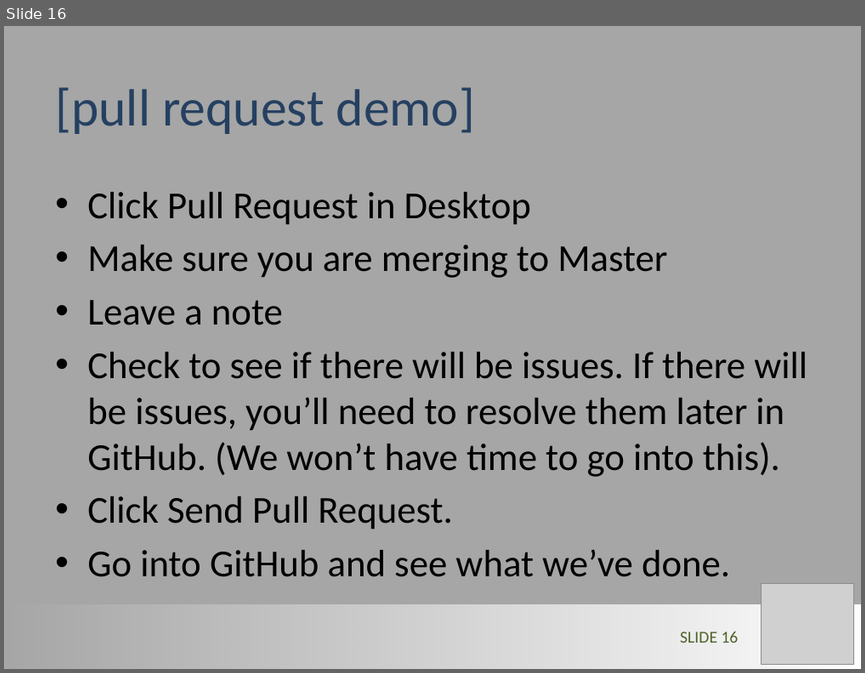
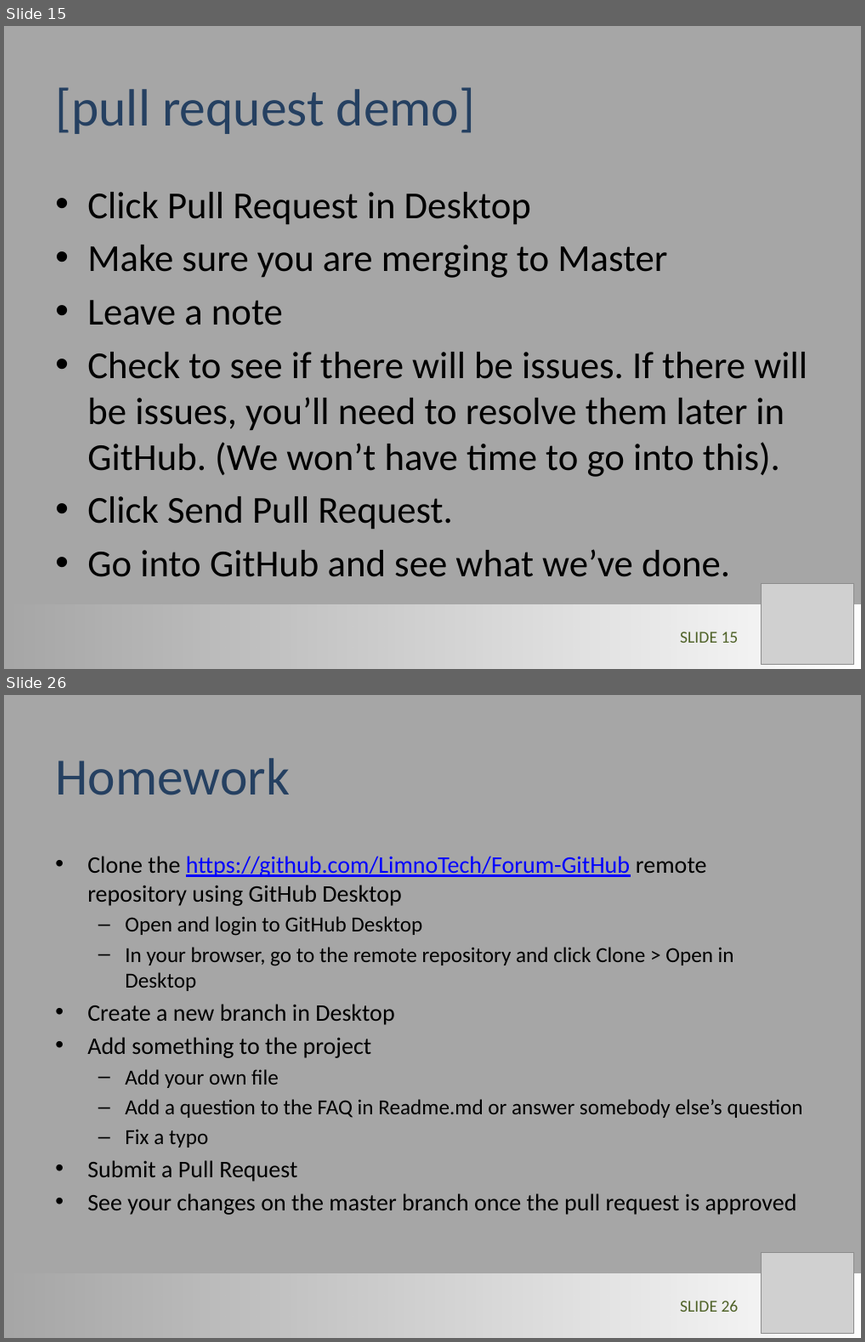
Before and after one commit to LimnoTech/Forum-GitHub, a slide deck: GitHub_Steve.pptx. Shown one above the other, each under a label of ours: slide 16 before the commit, slides 15 and 26 after it; the slides between them are not shown. The pictures are 865x673 and 865x1342 pixels, drawn with LibreOffice and Linux fonts; fonts in the diff are those of the drawing; grey boxes stand for pictures. Boxes give left, top, right and bottom in pixels: in the first picture for what was removed or moved away, otherwise in the second. Text is boxed around its words. In the diff, an @@ line names an element or a change of style, - is before the commit and + after.

Commit message:
updated ppt with sample uses and homework

```diff
--- a/GitHub_Steve.pptx
+++ b/GitHub_Steve.pptx
@@ slide 26 added at <box>4,695,861,1338</box>, background #A6A6A6 @@
@@ title added at <box>55,758,290,795</box>, 44 pt, text #254061 @@
+Homework
@@ text added at <box>87,856,803,1214</box>, 20 pt, text #000000 @@
+• Clone the https://github.com/LimnoTech/Forum-GitHub remote repository using GitHub Desktop
+  – Open and login to GitHub Desktop
+  – In your browser, go to the remote repository and click Clone > Open in Desktop
+• Create a new branch in Desktop
+• Add something to the project
+  – Add your own file
+  – Add a question to the FAQ in Readme.md or answer somebody else’s question
+  – Fix a typo
+• Submit a Pull Request
+• See your changes on the master branch once the pull request is approved
@@ picture added at <box>760,1252,853,1333</box> @@
@@ rectangle added at <box>4,1273,861,1338</box>, fill gradient #FFFFFF @@
@@ page number added at <box>680,1299,738,1311</box>, 14 pt, text #4F6228 @@
+SLIDE 26
@@ what was slide 16 is now slide 15 @@
@@ page number at <box>680,631,738,642</box>: text changed @@
-SLIDE 16
+SLIDE 15
```
Also in this commit, not shown: 3 slides changed, 9 other slides added, 1 slide removed.
